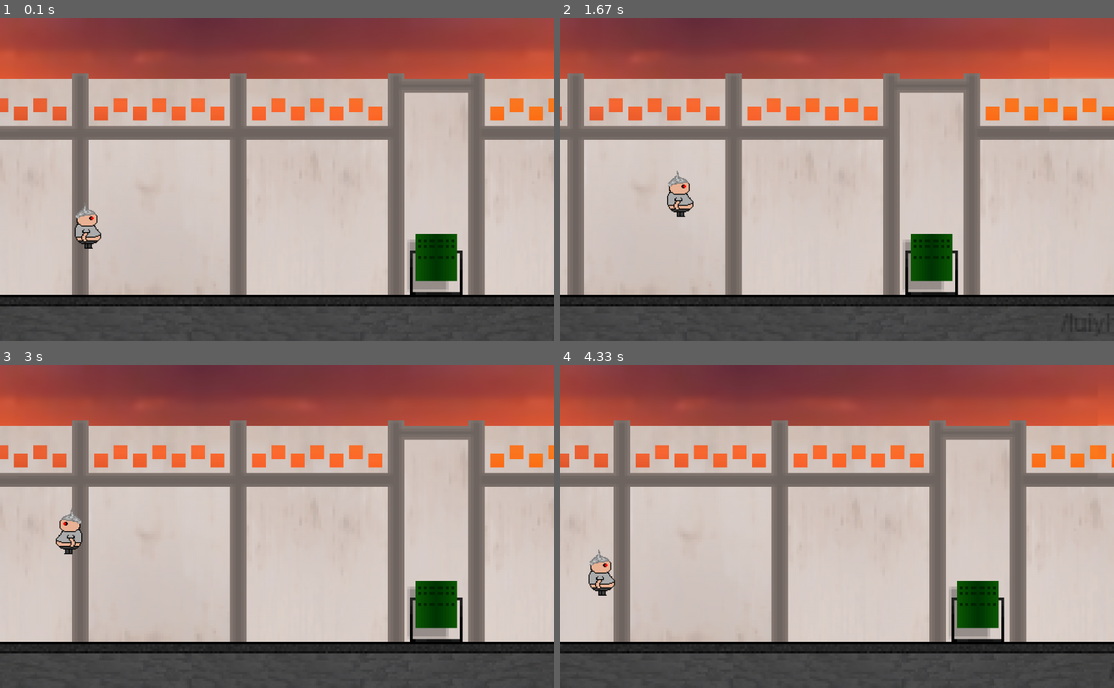
Above: before the commit, frames 1-4 (two rows, left to right).
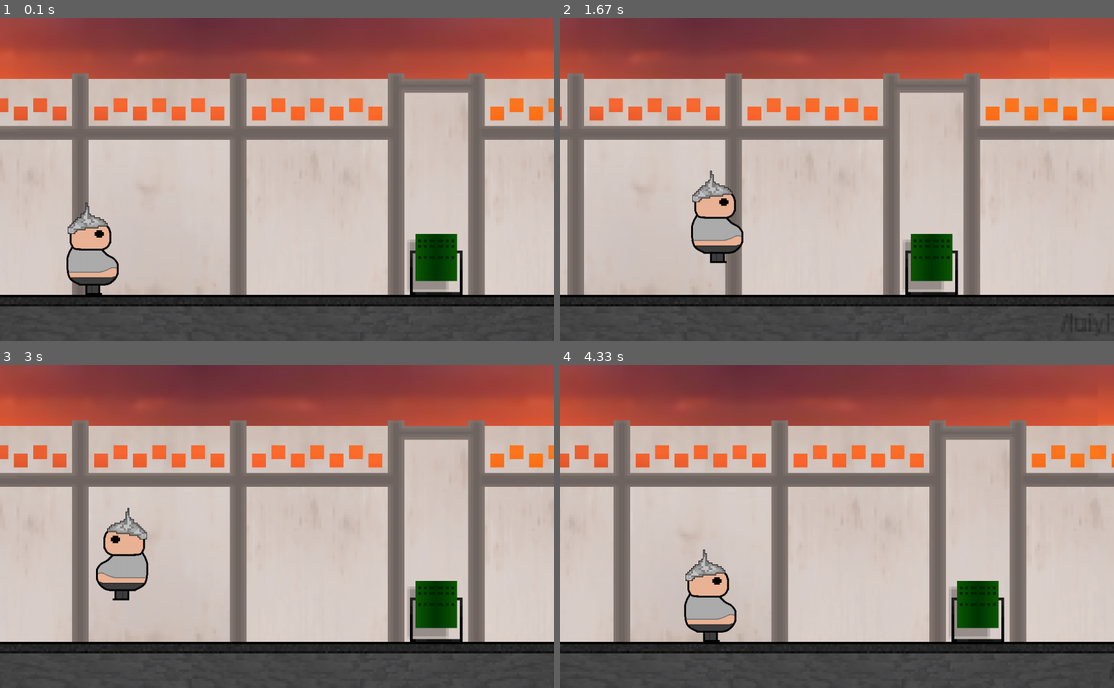
Above: after the commit, the same moments.

Repository: NikMatyukhin/true_pygame
Game: pygame game, started from src/main.py
Two runs of this game, one before a commit and one after it. Both use one fixed random seed, a clock stepped at 60 frames per second and the inputs below.
Inputs:
- Up to frame 1 (0.1 s): no input
- Up to frame 2 (1.67 s): hold Right 0.33-0.8 s; hold Up 0.83-1.13 s; hold Right 1.17-1.63 s
- Up to frame 3 (3 s): hold Left 1.67-2.2 s; hold Left 2.23-2.63 s; hold Up from 2.67 s (still down)
- Up to frame 4 (4.33 s): release Up at 3.03 s; hold Right 3.07-3.7 s; hold Left 3.73-4.2 s; hold Right from 4.23 s (still down)

The runs differ from the first frame. In frame 1, 1.7% of the frame differs, in the area x 12-22%, y 57-86%; in frame 2, 2.1%; in frame 3, 2.2%; in frame 4, 2.2%, in the area x 5-32%, y 57-86%.

Commit message:
Большой рефакторинг, беда излечена.

Diff:
--- a/src/background.py
+++ b/src/background.py
@@ -40,5 +40,6 @@
             if self.X2 <= -self.rect.width:
                 self.X2 = self.rect.width
                 self.second = (self.second + 2) % 13
+
         self.surface.blit(self.images[self.order[self.first]], (self.X1, self.Y1))
         self.surface.blit(self.images[self.order[self.second]], (self.X2, self.Y2))
--- a/src/main.py
+++ b/src/main.py
@@ -25,10 +25,9 @@
 # изображения, ассеты и спрайты
 floor_images = [pygame.image.load(os.path.join(img_folder, f'new_floor_back_{i}.png')) for i in range(1, 4)]
 ceil_images = [pygame.image.load(os.path.join(img_folder, f'new_ceil_back_{i}.png')) for i in range(1, 4)]
-player_image = pygame.image.load(os.path.join(img_folder, 'player.bmp')).convert()
-player_image.set_colorkey((255, 255, 255))
+player_image = pygame.image.load(os.path.join(img_folder, 'player_1.png')).convert_alpha()
 
-# создаём пол
+# создаём пол и задники
 background_floor = background.Background(main_surface, floor_images, 5, 0, WIN_HEIGHT - FLOOR_HEIGHT)
 background_ceil = background.Background(main_surface, ceil_images, 5, 0, 0)
 
--- a/src/player.py
+++ b/src/player.py
@@ -9,8 +9,9 @@
         self.rect = self.surface.get_rect(center=(200, 500))
 
         self.floor = 600
+        self.screen_width = 1200
         self.player_level = self.floor - self.surface.get_height()
-        self.screen_width = 1200
+
         self.moving_speed = ms
         self.go_to_right = True
         self.vertical_impulse = 0
@@ -19,80 +20,40 @@
     def update(self):
         keys = pygame.key.get_pressed()
 
-        # проверка что мы стоим на полу и нажали клавишу вверх - начало прыжка
-        if self.rect.bottom == self.floor and keys[pygame.K_UP]:
+        if self.rect.bottom == self.floor:
+            self.horizontal_impulse = False
+            if keys[pygame.K_UP]:
+                self.vertical_impulse = -14.0
 
-            # обнуляем горизонтальный импульс
-            # дабы не прыгать на месте в разные стороны
-            self.horizontal_impulse = False
+        if keys[pygame.K_LEFT]:
+            self.horizontal_impulse = True
+            if self.go_to_right:
+                self.image = pygame.transform.flip(self.image, 1, 0)
+            self.go_to_right = False
+        elif keys[pygame.K_RIGHT]:
+            self.horizontal_impulse = True
+            if not self.go_to_right:
+                self.image = pygame.transform.flip(self.image, 1, 0)
+            self.go_to_right = True
 
-            # если прыгаем налево
-            if keys[pygame.K_LEFT]:
-                self.horizontal_impulse = True
-                if self.go_to_right:
-                    self.image = pygame.transform.flip(self.image, 1, 0)
-                self.go_to_right = False
-
-            # если прыгаем направо
-            elif keys[pygame.K_RIGHT]:
-                self.horizontal_impulse = True
-                if not self.go_to_right:
-                    self.image = pygame.transform.flip(self.image, 1, 0)
-                self.go_to_right = True
-
-            # уменьшение импульса... потому что ноль вверху, точно
-            # FIXME: Эмпирически выяснено, что это лучший прыжок
-            self.vertical_impulse = -14.
-
-        # если вертикальный импульс отличен от нуля
-        # (скорее всего отрицательный)
         if self.vertical_impulse:
-
-            # если направление изменено в ПОЛЁТЕ
-            if keys[pygame.K_LEFT]:
-                if self.go_to_right:
-                    self.image = pygame.transform.flip(self.image, 1, 0)
-                self.go_to_right = False
-
-            if keys[pygame.K_RIGHT]:
-                if not self.go_to_right:
-                    self.image = pygame.transform.flip(self.image, 1, 0)
-                self.go_to_right = True
-
-            # проверяем не перелетим ли мы пол
             if int(self.rect.bottom + self.vertical_impulse) > self.floor:
                 self.rect.y = self.player_level
                 self.vertical_impulse = 0
+            elif self.horizontal_impulse:
+                if int(self.rect.left - self.moving_speed) < 0:
+                    self.horizontal_impulse = False
+                    self.rect.move_ip(self.moving_speed if self.go_to_right else 0, self.vertical_impulse)
+                elif int(self.rect.right + self.moving_speed) > self.screen_width:
+                    self.horizontal_impulse = False
+                    self.rect.move_ip(0 if self.go_to_right else -self.moving_speed, self.vertical_impulse)
+                else:
+                    self.rect.move_ip(self.moving_speed if self.go_to_right else -self.moving_speed, self.vertical_impulse)
             else:
-                # если присутствует горизонтальный импульс
-                if self.horizontal_impulse:
+                self.rect.move_ip(0, self.vertical_impulse)
+            self.vertical_impulse += 0.98
 
-                    # проверяем на выход за границы экрана
-                    if self.rect.left - self.moving_speed < 0 or self.rect.right + self.moving_speed > self.screen_width:
-                        # зануляем импульс вбок, так как упёрлись
-                        self.horizontal_impulse = False
-                    else:
-                        # сдвигаем по диагонали
-                        self.rect.move_ip(self.moving_speed if self.go_to_right else -self.moving_speed,
-                                          self.vertical_impulse)
-                else:
-                    # сдвигаем строго вертикально
-                    self.rect.move_ip(0, self.vertical_impulse)
-                # FIXME: почему так? откуда снова магические константы?
-                self.vertical_impulse += 0.98
-
-        # если внутри экрана и нажато влево
-        elif self.rect.left >= 0 and keys[pygame.K_LEFT]:
-            # двигаем влево и по надобности флипаем картинку
+        elif not self.go_to_right and self.rect.left > 0 and self.horizontal_impulse:
             self.rect.move_ip(-self.moving_speed, 0)
-            if self.go_to_right:
-                self.image = pygame.transform.flip(self.image, 1, 0)
-            self.go_to_right = False
-
-        # если внутри экрана и нажато вправо
-        elif self.rect.right <= self.screen_width and keys[pygame.K_RIGHT]:
-            # двигаем влево и по надобности флипаем картинку
+        elif self.go_to_right and self.rect.right < self.screen_width and self.horizontal_impulse:
             self.rect.move_ip(self.moving_speed, 0)
-            if not self.go_to_right:
-                self.image = pygame.transform.flip(self.image, 1, 0)
-            self.go_to_right = True
Binary file added: src/assets/player_1.png
